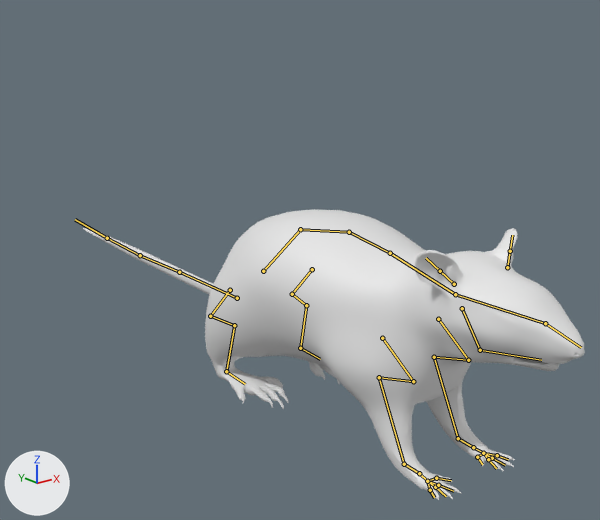
What one commit did to the Blender file rat/rat 2.0.blend.
The view is the same before and after, from a 50 mm lens placed at (-48.2, -53.9, 37.4), pointed at (3.5, 10.6, 11.6). The lights are fixed; the arrows at lower left show +X, +Y and +Z. The bones that bend it are drawn over the model as lines. Materials are left out; every surface is plain grey.

Objects in the first picture: 'RAT'.
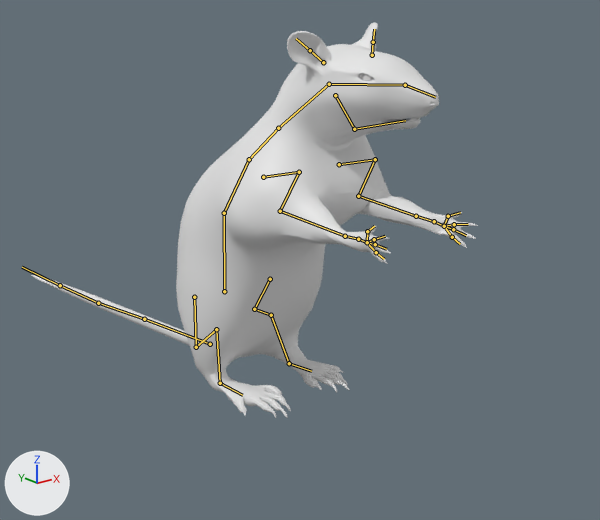
The newer file adds an action. The first version stands in its rest pose; the second is drawn at frame 3 of the action 'PoseLib.001'.

Pixel boxes (x1, y1, x2, y2) of what changed, in the pictures (600 x 520 px):
'RAT', posed (11% narrower, 36% taller): before (83, 209, 585, 500); after (32, 23, 478, 418)

What the commit changed:
Bone 'top eyelid_L bone' (bone_top_eyelid_l_bone) moves from (0.0, 0.0, 0.0) to (-1.2, 0.1, 4.3).
Bone 'top eyelid_R bone' (bone_top_eyelid_r_bone) moves from (0.0, 0.0, 0.0) to (0.0, 0.1, 0.7).
Bone 'bottom eyelid_R bone' (bone_bottom_eyelid_r_bone) moves from (0.0, 0.0, 0.0) to (0.0, -0.1, 1.1).
Bone 'Move CON' (bone_move_con) moves from (0.0, 0.0, 0.0) to (0.5, 0.5, 9.9).
Bone 'Move CON' (bone_move_con) turns from (0, 0, 0) to (49, -3, 7) degrees about its own x, y and z.
Bone 'Tail1.FK' (bone_tail1_fk) moves from (0.0, 0.0, 0.0) to (0.4, 1.9, 2.0).
Bone 'Tail1.FK' (bone_tail1_fk) turns from (0, 0, 0) to (48, -4, -5) degrees about its own x, y and z.
Bone 'Leg1.001.L.FK' (bone_leg1_001_l_fk) moves from (0.0, 0.0, 0.0) to (0.3, -2.0, 0.9).
Bone 'Leg3.001.L.FK' (bone_leg3_001_l_fk) turns from (0, 0, 0) to (51, -104, -43) degrees about its own x, y and z.
Bone 'Leg4.001.L.FK' (bone_leg4_001_l_fk) turns from (0, 0, 0) to (44, 4, 4) degrees about its own x, y and z.
Bone 'Head.FK' (bone_head_fk) turns from (0, 0, 0) to (47, 4, 5) degrees about its own x, y and z.
Bone 'Leg1.001.R.FK' (bone_leg1_001_r_fk) moves from (0.0, 0.0, 0.0) to (-1.8, -3.1, 1.2).
Bone 'Leg2.001.R.FK' (bone_leg2_001_r_fk) turns from (0, 0, 0) to (1, 2, 4) degrees about its own x, y and z.
Bone 'Leg3.001.R.FK' (bone_leg3_001_r_fk) turns from (0, 0, 0) to (-9, -2, -2) degrees about its own x, y and z.
Bone 'Leg4.001.R.FK' (bone_leg4_001_r_fk) turns from (0, 0, 0) to (86, 40, 107) degrees about its own x, y and z.
Bone 'Leg1.L.FK' (bone_leg1_l_fk) turns from (0, 0, 0) to (39, 1, -5) degrees about its own x, y and z.
Bone 'Leg3.L.FK' (bone_leg3_l_fk) turns from (0, 0, 0) to (-33, -1, 4) degrees about its own x, y and z.
Bone 'Leg4.L.FK' (bone_leg4_l_fk) turns from (0, 0, 0) to (37, 5, 0) degrees about its own x, y and z.
Bone 'Leg3.R.FK' (bone_leg3_r_fk) turns from (0, 0, 0) to (31, 1, -5) degrees about its own x, y and z.
Bone 'Leg4.R.FK' (bone_leg4_r_fk) turns from (0, 0, 0) to (18, 2, 3) degrees about its own x, y and z.
